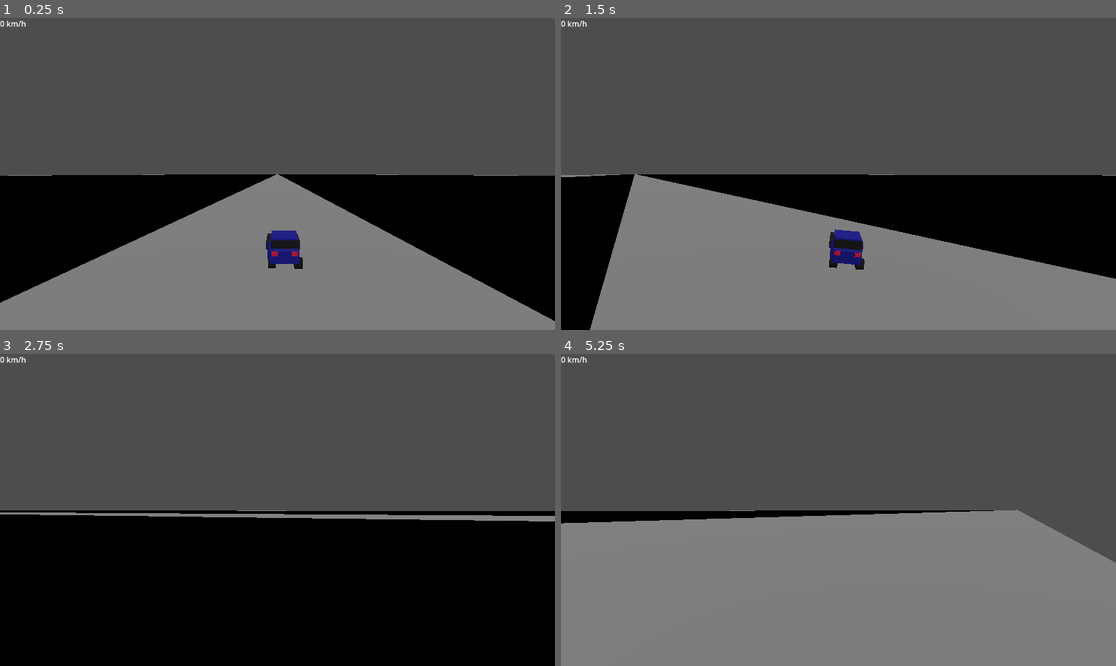
Above: before the commit, frames 1-4 (two rows, left to right).
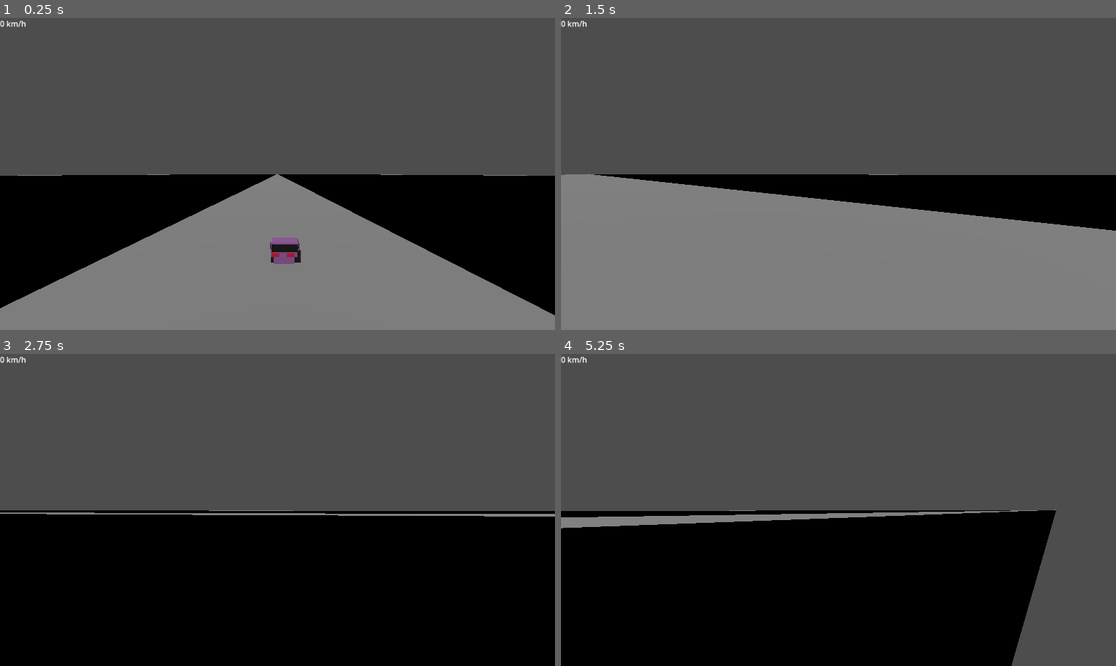
Above: after the commit, the same moments.

Repository: km2000-a11y/Urban-Drive
Game: Godot game, scene res://main.tscn
Two runs of this game, one before a commit and one after it. Both use one fixed random seed, a clock stepped at 60 frames per second and the inputs below.
Inputs:
- Up to frame 1 (0.25 s): no input
- Up to frame 2 (1.5 s): tap Enter (ui_accept) at 0.5, 0.77 s; hold D (turn_right) 0.53-1.28 s; hold Space (drift) 0.53-1.28 s; hold S (brake) from 1.28 s (still down); tap Shift (nos) at 1.35 s
- Up to frame 3 (2.75 s): tap Enter (ui_accept) at 1.52 s; release S (brake) at 2.03 s; hold D (turn_right) from 2.03 s (still down); hold Space (drift) from 2.03 s (still down)
- Up to frame 4 (5.25 s): release D (turn_right) at 2.78 s; release Space (drift) at 2.78 s; hold W (accelerate) 2.78-3.53 s; tap Shift (nos) at 2.85, 4.35 s; tap Enter (ui_accept) at 3.02, 3.5, 3.77, 4.52 s; hold Space (drift) 3.53-4.28 s; hold A (turn_left) 3.53-5.03 s; hold S (brake) from 5.03 s (still down); hold Space (drift) from 5.03 s (still down)

The runs differ from the first frame. In frame 1, 1.5% of the frame differs, in the area x 0-100%, y 50-98%; in frame 2, 11%; in frame 3, 1.1%; in frame 4, 47%, in the area x 0-100%, y 49-100%.

Commit message:
dgds

Diff:
--- a/Scenes/audi_tt_roadster_32_2004.gd
+++ b/Scenes/audi_tt_roadster_32_2004.gd
@@ -17,7 +17,7 @@
 	turn_speed = 2.7
 	brake_strength = 20.0
 	lateral_friction = 1.15
-	transmission = "Four-wheel drive"
+	transmission = "Four wheel drive"
 
 	handling_type = "awd_grip"
 
--- a/Scenes/bmw_750il_1995.gd
+++ b/Scenes/bmw_750il_1995.gd
@@ -17,7 +17,7 @@
 	turn_speed = 2.4
 	brake_strength = 10.5
 	lateral_friction = 1.00
-	transmission = "Rear-wheel drive"
+	transmission = "Rear wheel drive"
 
 	handling_type = "luxury_boat"
 
--- /dev/null
+++ b/Scenes/golf_vi_r.tscn
@@ -0,0 +1,261 @@
+[gd_scene load_steps=33 format=3 uid="uid://c43ew0n3xvjie"]
+
+[ext_resource type="Script" uid="uid://b5septx0dqwth" path="res://Scenes/vw_golf_vi_r_2012.gd" id="1_mbbh6"]
+[ext_resource type="AudioStream" uid="uid://cvcst7i255e7m" path="res://SFX/rev.mp3" id="2_l8bej"]
+[ext_resource type="AudioStream" uid="uid://cbyhxjdmmxqg3" path="res://SFX/brake.mp3" id="3_gutwf"]
+[ext_resource type="AudioStream" uid="uid://dkqrbnoypkxrd" path="res://SFX/skid.mp3" id="4_ehj30"]
+
+[sub_resource type="StandardMaterial3D" id="StandardMaterial3D_08euy"]
+albedo_color = Color(0, 0, 0, 1)
+
+[sub_resource type="CylinderMesh" id="CylinderMesh_nfu50"]
+top_radius = 0.15
+bottom_radius = 0.15
+height = 0.2
+
+[sub_resource type="StandardMaterial3D" id="StandardMaterial3D_l8bej"]
+albedo_color = Color(0.519686, 0.320437, 0.554247, 1)
+
+[sub_resource type="BoxMesh" id="BoxMesh_gutwf"]
+size = Vector3(0.7, 0.3, 0.1)
+
+[sub_resource type="StandardMaterial3D" id="StandardMaterial3D_ehj30"]
+albedo_color = Color(0.521569, 0.321569, 0.552941, 1)
+
+[sub_resource type="BoxMesh" id="BoxMesh_y8iil"]
+size = Vector3(0.7, 0.1, 0.3)
+
+[sub_resource type="StandardMaterial3D" id="StandardMaterial3D_t7r42"]
+albedo_color = Color(0, 0, 0, 1)
+
+[sub_resource type="BoxMesh" id="BoxMesh_o8hbv"]
+size = Vector3(0.7, 0.2, 0.1)
+
+[sub_resource type="StandardMaterial3D" id="StandardMaterial3D_4ohh3"]
+albedo_color = Color(0.521569, 0.321569, 0.552941, 1)
+
+[sub_resource type="BoxMesh" id="BoxMesh_7slht"]
+size = Vector3(0.1, 0.3, 0.55)
+
+[sub_resource type="StandardMaterial3D" id="StandardMaterial3D_didqg"]
+albedo_color = Color(0.521569, 0.321569, 0.552941, 1)
+
+[sub_resource type="BoxMesh" id="BoxMesh_i8m8g"]
+size = Vector3(0.55, 0.5, 0.1)
+
+[sub_resource type="StandardMaterial3D" id="StandardMaterial3D_j0ycm"]
+albedo_color = Color(0.521569, 0.321569, 0.552941, 1)
+
+[sub_resource type="BoxMesh" id="BoxMesh_ep6dl"]
+size = Vector3(0.7, 0.1, 0.7)
+
+[sub_resource type="StandardMaterial3D" id="StandardMaterial3D_3714r"]
+albedo_color = Color(0, 0, 0, 1)
+
+[sub_resource type="BoxMesh" id="BoxMesh_ja4qh"]
+size = Vector3(0.01, 0.15, 0.25)
+
+[sub_resource type="StandardMaterial3D" id="StandardMaterial3D_y8vuj"]
+albedo_color = Color(1, 0.752941, 0, 1)
+
+[sub_resource type="BoxMesh" id="BoxMesh_2q18r"]
+size = Vector3(0.15, 0.1, 0.2)
+
+[sub_resource type="StandardMaterial3D" id="StandardMaterial3D_y7560"]
+albedo_color = Color(0, 0, 0, 1)
+
+[sub_resource type="BoxMesh" id="BoxMesh_lscuv"]
+size = Vector3(0.3, 0.1, 0.1)
+
+[sub_resource type="StandardMaterial3D" id="StandardMaterial3D_dffj5"]
+albedo_color = Color(0.752941, 0, 0.2, 1)
+
+[sub_resource type="BoxMesh" id="BoxMesh_ith3w"]
+size = Vector3(0.2, 0.1, 0.1)
+
+[sub_resource type="BoxShape3D" id="BoxShape3D_08euy"]
+size = Vector3(1, 1, 1.7)
+
+[sub_resource type="StandardMaterial3D" id="StandardMaterial3D_v0kf0"]
+albedo_color = Color(0, 0, 1, 1)
+
+[sub_resource type="Gradient" id="Gradient_08euy"]
+offsets = PackedFloat32Array(0, 0.542553, 1)
+colors = PackedColorArray(1, 1, 1, 1, 0.766792, 0.989237, 1, 1, 0, 0, 1, 1)
+
+[sub_resource type="GradientTexture1D" id="GradientTexture1D_nfu50"]
+gradient = SubResource("Gradient_08euy")
+
+[sub_resource type="ParticleProcessMaterial" id="ParticleProcessMaterial_sibdw"]
+spread = 10.0
+initial_velocity_min = 3.0
+initial_velocity_max = 5.6
+scale_min = 0.25
+scale_max = 0.5
+color = Color(0, 0, 1, 1)
+color_ramp = SubResource("GradientTexture1D_nfu50")
+
+[sub_resource type="QuadMesh" id="QuadMesh_twcfh"]
+size = Vector2(0.5, 0.5)
+
+[node name="GOLF VI R" type="CharacterBody3D"]
+axis_lock_angular_x = true
+axis_lock_angular_z = true
+script = ExtResource("1_mbbh6")
+
+[node name="Camera3D" type="Camera3D" parent="."]
+transform = Transform3D(1, 0, 0, 0, 1, 0, 0, 0, 1, -0.179, 2, 8)
+current = true
+fov = 55.0
+
+[node name="ModelRoot" type="Node3D" parent="."]
+transform = Transform3D(-1, 0, -1.50996e-07, 0, 1, 0, 1.50996e-07, 0, -1, 0, -0.315375, 0)
+
+[node name="WheelHolder" type="Node3D" parent="ModelRoot"]
+transform = Transform3D(-1, 0, 8.74228e-08, 0, 1, 0, -8.74228e-08, 0, -1, 0.203167, -0.15023, 0.711363)
+
+[node name="MeshInstance3D" type="MeshInstance3D" parent="ModelRoot/WheelHolder"]
+transform = Transform3D(-4.37114e-08, 1, 4.37114e-08, 0, -4.37114e-08, 1, 1, 4.37114e-08, 1.91069e-15, 0.0148076, 0.0914237, 0.0393918)
+material_override = SubResource("StandardMaterial3D_08euy")
+mesh = SubResource("CylinderMesh_nfu50")
+
+[node name="WheelHolder2" type="Node3D" parent="ModelRoot"]
+transform = Transform3D(-1, 0, 8.74228e-08, 0, 1, 0, -8.74228e-08, 0, -1, -0.319449, -0.31166, 0.718523)
+
+[node name="MeshInstance3D" type="MeshInstance3D" parent="ModelRoot/WheelHolder2"]
+transform = Transform3D(-4.37114e-08, 1, 4.37114e-08, 0, -4.37114e-08, 1, 1, 4.37114e-08, 1.91069e-15, 0.0687472, 0.27673, 0.0360962)
+material_override = SubResource("StandardMaterial3D_08euy")
+mesh = SubResource("CylinderMesh_nfu50")
+
+[node name="WheelHolder3" type="Node3D" parent="ModelRoot"]
+transform = Transform3D(-1, 0, 8.74228e-08, 0, 1, 0, -8.74228e-08, 0, -1, 0.489292, -0.192986, 0.295571)
+
+[node name="MeshInstance3D" type="MeshInstance3D" parent="ModelRoot/WheelHolder3"]
+transform = Transform3D(0.0153757, 0.999882, 4.37062e-08, 0, -4.37114e-08, 1, 0.999882, -0.0153757, -6.72093e-10, 0.238301, 0.146764, 0.205532)
+material_override = SubResource("StandardMaterial3D_08euy")
+mesh = SubResource("CylinderMesh_nfu50")
+
+[node name="WheelHolder4" type="Node3D" parent="ModelRoot"]
+transform = Transform3D(-1, 0, 8.74228e-08, 0, 1, 0, -8.74228e-08, 0, -1, -0.132687, -0.269031, -0.173557)
+
+[node name="MeshInstance3D" type="MeshInstance3D" parent="ModelRoot/WheelHolder4"]
+transform = Transform3D(-4.37114e-08, 1, 4.37114e-08, 0, -4.37114e-08, 1, 1, 4.37114e-08, 1.91069e-15, 0.211133, 0.216173, -0.267812)
+material_override = SubResource("StandardMaterial3D_08euy")
+mesh = SubResource("CylinderMesh_nfu50")
+
+[node name="MeshInstance3D" type="MeshInstance3D" parent="ModelRoot"]
+transform = Transform3D(1, 0, 0, 0, 1, 0, 0, 0, 1, -0.113595, 0.0586152, 0.848587)
+material_override = SubResource("StandardMaterial3D_l8bej")
+mesh = SubResource("BoxMesh_gutwf")
+
+[node name="MeshInstance3D2" type="MeshInstance3D" parent="ModelRoot"]
+transform = Transform3D(1, 0, 0, 0, 1, 0, 0, 0, 1, -0.0731357, 0.189732, 0.650878)
+material_override = SubResource("StandardMaterial3D_ehj30")
+mesh = SubResource("BoxMesh_y8iil")
+
+[node name="MeshInstance3D3" type="MeshInstance3D" parent="ModelRoot"]
+transform = Transform3D(1, 0, 0, 0, 0.965926, 0.258819, 0, -0.258819, 0.965926, -0.0587501, 0.339958, 0.533472)
+material_override = SubResource("StandardMaterial3D_t7r42")
+mesh = SubResource("BoxMesh_o8hbv")
+
+[node name="MeshInstance3D16" type="MeshInstance3D" parent="ModelRoot"]
+transform = Transform3D(1, 0, 0, 0, 1, 0, 0, 0, 1, -0.0131646, 0.362787, -0.115067)
+material_override = SubResource("StandardMaterial3D_t7r42")
+mesh = SubResource("BoxMesh_o8hbv")
+
+[node name="MeshInstance3D4" type="MeshInstance3D" parent="ModelRoot"]
+transform = Transform3D(1, 0, 0, 0, 1, 0, 0, 0, 1, 0.305094, 0.258224, 0.214739)
+material_override = SubResource("StandardMaterial3D_4ohh3")
+mesh = SubResource("BoxMesh_7slht")
+
+[node name="MeshInstance3D5" type="MeshInstance3D" parent="ModelRoot"]
+transform = Transform3D(1, 0, 0, 0, 1, 0, 0, 0, 1, -0.296472, 0.258224, 0.214739)
+material_override = SubResource("StandardMaterial3D_4ohh3")
+mesh = SubResource("BoxMesh_7slht")
+
+[node name="MeshInstance3D6" type="MeshInstance3D" parent="ModelRoot"]
+transform = Transform3D(1, 0, 0, 0, 1, 0, 0, 0, 1, 1.43615e-08, 0.172696, -0.0951116)
+material_override = SubResource("StandardMaterial3D_didqg")
+mesh = SubResource("BoxMesh_i8m8g")
+
+[node name="MeshInstance3D7" type="MeshInstance3D" parent="ModelRoot"]
+transform = Transform3D(1, 0, 0, 0, 1, 0, 0, 0, 1, -0.025896, 0.446648, 0.200027)
+material_override = SubResource("StandardMaterial3D_j0ycm")
+mesh = SubResource("BoxMesh_ep6dl")
+
+[node name="MeshInstance3D8" type="MeshInstance3D" parent="ModelRoot"]
+transform = Transform3D(1, 0, 0, 0, 1, 0, 0, 0, 1, -0.394762, 0.380579, 0.366741)
+material_override = SubResource("StandardMaterial3D_3714r")
+mesh = SubResource("BoxMesh_ja4qh")
+
+[node name="MeshInstance3D11" type="MeshInstance3D" parent="ModelRoot"]
+transform = Transform3D(1, 0, 0, 0, 1, 0, 0, 0, 1, -0.394761, 0.380579, 0.0825214)
+material_override = SubResource("StandardMaterial3D_3714r")
+mesh = SubResource("BoxMesh_ja4qh")
+
+[node name="MeshInstance3D9" type="MeshInstance3D" parent="ModelRoot"]
+transform = Transform3D(1, 0, 0, 0, 1, 0, 0, 0, 1, 0.363073, 0.380579, 0.366741)
+material_override = SubResource("StandardMaterial3D_3714r")
+mesh = SubResource("BoxMesh_ja4qh")
+
+[node name="MeshInstance3D10" type="MeshInstance3D" parent="ModelRoot"]
+transform = Transform3D(1, 0, 0, 0, 1, 0, 0, 0, 1, 0.363073, 0.380579, 0.0848359)
+material_override = SubResource("StandardMaterial3D_3714r")
+mesh = SubResource("BoxMesh_ja4qh")
+
+[node name="MeshInstance3D12" type="MeshInstance3D" parent="ModelRoot"]
+transform = Transform3D(1, 0, 0, 0, 1, 0, 0, 0, 1, -0.370538, 0.154829, 0.869874)
+material_override = SubResource("StandardMaterial3D_y8vuj")
+mesh = SubResource("BoxMesh_2q18r")
+
+[node name="MeshInstance3D13" type="MeshInstance3D" parent="ModelRoot"]
+transform = Transform3D(1, 0, 0, 0, 1, 0, 0, 0, 1, 0.138628, 0.154829, 0.894311)
+material_override = SubResource("StandardMaterial3D_y8vuj")
+mesh = SubResource("BoxMesh_2q18r")
+
+[node name="MeshInstance3D14" type="MeshInstance3D" parent="ModelRoot"]
+transform = Transform3D(1, 0, 0, 0, 1, 0, 0, 0, 1, -0.114061, 0.140415, 0.917579)
+material_override = SubResource("StandardMaterial3D_y7560")
+mesh = SubResource("BoxMesh_lscuv")
+
+[node name="MeshInstance3D15" type="MeshInstance3D" parent="ModelRoot"]
+transform = Transform3D(1, 0, 0, 0, 1, 0, 0, 0, 1, 0.226164, 0.198509, -0.15514)
+material_override = SubResource("StandardMaterial3D_dffj5")
+mesh = SubResource("BoxMesh_ith3w")
+
+[node name="MeshInstance3D17" type="MeshInstance3D" parent="ModelRoot"]
+transform = Transform3D(0.999843, 0.0177316, -2.37463e-11, -0.0177316, 0.999843, -2.6774e-09, -2.37463e-11, 2.6774e-09, 1, -0.170002, 0.198509, -0.15514)
+material_override = SubResource("StandardMaterial3D_dffj5")
+mesh = SubResource("BoxMesh_ith3w")
+
+[node name="CollisionShape3D" type="CollisionShape3D" parent="."]
+transform = Transform3D(1, 0, 0, 0, 1, 0, 0, 0, 1, 0.0383226, 0.144474, -0.156084)
+shape = SubResource("BoxShape3D_08euy")
+
+[node name="ForwardRef" type="Node3D" parent="."]
+transform = Transform3D(1, 0, 0, 0, 1, 0, 0, 0, 1, 0.00341237, 0.00285846, -0.00810623)
+
+[node name="Exhaust" type="Node3D" parent="."]
+transform = Transform3D(1, 0, 0, 0, 1, 0, 0, 0, 1, -0.142345, -0.236664, 0.501985)
+
+[node name="GPUParticles3D" type="GPUParticles3D" parent="Exhaust"]
+transform = Transform3D(-4.37114e-08, 0, -1, 0, 1, 0, 1, 0, -4.37114e-08, 0.195621, 0.142489, 0.277716)
+material_override = SubResource("StandardMaterial3D_v0kf0")
+amount = 50
+lifetime = 0.25
+preprocess = 0.1
+explosiveness = 0.2
+process_material = SubResource("ParticleProcessMaterial_sibdw")
+draw_pass_1 = SubResource("QuadMesh_twcfh")
+
+[node name="RevPlayer" type="AudioStreamPlayer3D" parent="."]
+stream = ExtResource("2_l8bej")
+max_polyphony = 4
+
+[node name="BrakePlayer" type="AudioStreamPlayer3D" parent="."]
+stream = ExtResource("3_gutwf")
+
+[node name="CrashPlayer" type="AudioStreamPlayer3D" parent="."]
+
+[node name="SkidPlayer" type="AudioStreamPlayer3D" parent="."]
+stream = ExtResource("4_ehj30")
--- a/Scenes/lexus_gs350_f.tscn
+++ b/Scenes/lexus_gs350_f.tscn
@@ -1,6 +1,6 @@
-[gd_scene load_steps=15 format=3 uid="uid://bgyjhumjxsgik"]
-
-[ext_resource type="Script" uid="uid://bi0llg6bqivjm" path="res://Scenes/bmw_750il_1995.gd" id="1_w2s4m"]
+[gd_scene load_steps=33 format=3 uid="uid://bgyjhumjxsgik"]
+
+[ext_resource type="Script" uid="uid://gvooraosokcf" path="res://Scenes/lexus_gs350_f_sport_2013.gd" id="1_w2s4m"]
 [ext_resource type="AudioStream" uid="uid://cvcst7i255e7m" path="res://SFX/rev.mp3" id="2_w6feq"]
 [ext_resource type="AudioStream" uid="uid://cbyhxjdmmxqg3" path="res://SFX/brake.mp3" id="3_acmvw"]
 [ext_resource type="AudioStream" uid="uid://dkqrbnoypkxrd" path="res://SFX/skid.mp3" id="4_2yb3i"]
@@ -18,6 +18,60 @@
 
 [sub_resource type="BoxMesh" id="BoxMesh_w6feq"]
 size = Vector3(0.8, 0.4, 0.1)
+
+[sub_resource type="StandardMaterial3D" id="StandardMaterial3D_7giqv"]
+albedo_color = Color(0.776471, 0.690196, 0.513726, 1)
+
+[sub_resource type="BoxMesh" id="BoxMesh_w2s4m"]
+size = Vector3(0.75, 0.1, 0.3)
+
+[sub_resource type="StandardMaterial3D" id="StandardMaterial3D_w6feq"]
+albedo_color = Color(0, 0, 0, 1)
+
+[sub_resource type="BoxMesh" id="BoxMesh_acmvw"]
+size = Vector3(0.75, 0.3, 0.1)
+
+[sub_resource type="StandardMaterial3D" id="StandardMaterial3D_2yb3i"]
+albedo_color = Color(0.776471, 0.690196, 0.513726, 1)
+
+[sub_resource type="BoxMesh" id="BoxMesh_40o3u"]
+size = Vector3(0.1, 0.4, 0.85)
+
+[sub_resource type="StandardMaterial3D" id="StandardMaterial3D_ah0p6"]
+albedo_color = Color(0.776471, 0.690196, 0.513726, 1)
+
+[sub_resource type="BoxMesh" id="BoxMesh_4so08"]
+size = Vector3(0.7, 0.1, 0.8)
+
+[sub_resource type="StandardMaterial3D" id="StandardMaterial3D_acmvw"]
+albedo_color = Color(0.776471, 0.690196, 0.513726, 1)
+
+[sub_resource type="BoxMesh" id="BoxMesh_2yb3i"]
+size = Vector3(0.75, 0.35, 0.2)
+
+[sub_resource type="StandardMaterial3D" id="StandardMaterial3D_40o3u"]
+albedo_color = Color(1, 0.752941, 0, 1)
+
+[sub_resource type="BoxMesh" id="BoxMesh_ah0p6"]
+size = Vector3(0.25, 0.1, 0.1)
+
+[sub_resource type="StandardMaterial3D" id="StandardMaterial3D_4so08"]
+albedo_color = Color(0, 0, 0, 1)
+
+[sub_resource type="BoxMesh" id="BoxMesh_bdl0y"]
+size = Vector3(0.4, 0.15, 0.1)
+
+[sub_resource type="StandardMaterial3D" id="StandardMaterial3D_b6xen"]
+albedo_color = Color(0.933333, 0.2, 0, 1)
+
+[sub_resource type="BoxMesh" id="BoxMesh_c1cfa"]
+size = Vector3(0.2, 0.1, 0.1)
+
+[sub_resource type="StandardMaterial3D" id="StandardMaterial3D_0i7xv"]
+albedo_color = Color(0, 0, 0, 1)
+
+[sub_resource type="BoxMesh" id="BoxMesh_khcnp"]
+size = Vector3(0.1, 0.2, 0.4)
 
 [sub_resource type="BoxShape3D" id="BoxShape3D_08euy"]
 size = Vector3(1, 1, 1.7)
@@ -61,7 +115,7 @@
 transform = Transform3D(-1, 0, 8.74228e-08, 0, 1, 0, -8.74228e-08, 0, -1, 0.203167, -0.15023, 0.711363)
 
 [node name="MeshInstance3D" type="MeshInstance3D" parent="ModelRoot/WheelHolder"]
-transform = Transform3D(-4.37114e-08, 1, 4.37114e-08, 0, -4.37114e-08, 1, 1, 4.37114e-08, 1.91069e-15, -0.111273, 0.290307, -0.128873)
+transform = Transform3D(-4.37114e-08, 1, 4.37114e-08, 0, -4.37114e-08, 1, 1, 4.37114e-08, 1.91069e-15, -0.111273, 0.290307, -0.0795066)
 material_override = SubResource("StandardMaterial3D_08euy")
 mesh = SubResource("CylinderMesh_nfu50")
 
@@ -69,7 +123,7 @@
 transform = Transform3D(-1, 0, 8.74228e-08, 0, 1, 0, -8.74228e-08, 0, -1, -0.319449, -0.31166, 0.718523)
 
 [node name="MeshInstance3D" type="MeshInstance3D" parent="ModelRoot/WheelHolder2"]
-transform = Transform3D(-4.37114e-08, 1, 4.37114e-08, 0, -4.37114e-08, 1, 1, 4.37114e-08, 1.91069e-15, -0.0359358, 0.465737, -0.18459)
+transform = Transform3D(-4.37114e-08, 1, 4.37114e-08, 0, -4.37114e-08, 1, 1, 4.37114e-08, 1.91069e-15, -0.0359358, 0.419661, -0.0369449)
 material_override = SubResource("StandardMaterial3D_08euy")
 mesh = SubResource("CylinderMesh_nfu50")
 
@@ -77,7 +131,7 @@
 transform = Transform3D(-1, 0, 8.74228e-08, 0, 1, 0, -8.74228e-08, 0, -1, 0.489292, -0.192986, 0.295571)
 
 [node name="MeshInstance3D" type="MeshInstance3D" parent="ModelRoot/WheelHolder3"]
-transform = Transform3D(0.0153757, 0.999882, 4.37062e-08, 0, -4.37114e-08, 1, 0.999882, -0.0153757, -6.72093e-10, 0.173218, 0.263977, 0.703486)
+transform = Transform3D(0.0153757, 0.999882, 4.37062e-08, 0, -4.37114e-08, 1, 0.999882, -0.0153757, -6.72093e-10, 0.173218, 0.343309, 0.593502)
 material_override = SubResource("StandardMaterial3D_08euy")
 mesh = SubResource("CylinderMesh_nfu50")
 
@@ -85,14 +139,101 @@
 transform = Transform3D(-1, 0, 8.74228e-08, 0, 1, 0, -8.74228e-08, 0, -1, -0.132687, -0.269031, -0.173557)
 
 [node name="MeshInstance3D" type="MeshInstance3D" parent="ModelRoot/WheelHolder4"]
-transform = Transform3D(-4.37114e-08, 1, 4.37114e-08, 0, -4.37114e-08, 1, 1, 4.37114e-08, 1.91069e-15, 0.211133, 0.34702, 0.306313)
+transform = Transform3D(-4.37114e-08, 1, 4.37114e-08, 0, -4.37114e-08, 1, 1, 4.37114e-08, 1.91069e-15, 0.211133, 0.34702, 0.0611603)
 material_override = SubResource("StandardMaterial3D_08euy")
 mesh = SubResource("CylinderMesh_nfu50")
 
 [node name="MeshInstance3D" type="MeshInstance3D" parent="ModelRoot"]
-transform = Transform3D(1, 0, 0, 0, 1, 0, 0, 0, 1, -1.53271e-07, 0.176683, 1.01507)
+transform = Transform3D(1, 0, 0, 0, 1, 0, 0, 0, 1, -1.48282e-07, 0.176683, 0.98203)
 material_override = SubResource("StandardMaterial3D_w2s4m")
 mesh = SubResource("BoxMesh_w6feq")
+
+[node name="MeshInstance3D2" type="MeshInstance3D" parent="ModelRoot"]
+transform = Transform3D(1, 0, 0, 0, 1, 0, 0, 0, 1, -0.0125864, 0.341241, 0.730362)
+material_override = SubResource("StandardMaterial3D_7giqv")
+mesh = SubResource("BoxMesh_w2s4m")
+
+[node name="MeshInstance3D3" type="MeshInstance3D" parent="ModelRoot"]
+transform = Transform3D(1, 0, 0, 0, 0.939693, 0.34202, 0, -0.34202, 0.939693, -7.82408e-08, 0.539583, 0.518165)
+material_override = SubResource("StandardMaterial3D_w6feq")
+mesh = SubResource("BoxMesh_acmvw")
+
+[node name="MeshInstance3D8" type="MeshInstance3D" parent="ModelRoot"]
+transform = Transform3D(1, 0, 0, 0, 0.939693, -0.34202, 0, 0.34202, 0.939693, 6.3572e-08, 0.539583, -0.421018)
+material_override = SubResource("StandardMaterial3D_w6feq")
+mesh = SubResource("BoxMesh_acmvw")
+
+[node name="MeshInstance3D4" type="MeshInstance3D" parent="ModelRoot"]
+transform = Transform3D(1, 0, 0, 0, 1, 0, 0, 0, 1, -0.409034, 0.478638, 0.0608017)
+material_override = SubResource("StandardMaterial3D_2yb3i")
+mesh = SubResource("BoxMesh_40o3u")
+
+[node name="MeshInstance3D5" type="MeshInstance3D" parent="ModelRoot"]
+transform = Transform3D(1, 0, 0, 0, 1, 0, 0, 0, 1, 0.282966, 0.437529, 0.0608018)
+material_override = SubResource("StandardMaterial3D_2yb3i")
+mesh = SubResource("BoxMesh_40o3u")
+
+[node name="MeshInstance3D6" type="MeshInstance3D" parent="ModelRoot"]
+transform = Transform3D(1, 0, 0, 0, 1, 0, 0, 0, 1, 0, 0.661755, 0)
+material_override = SubResource("StandardMaterial3D_ah0p6")
+mesh = SubResource("BoxMesh_4so08")
+
+[node name="MeshInstance3D7" type="MeshInstance3D" parent="ModelRoot"]
+transform = Transform3D(1, 0, 0, 0, 1, 0, 0, 0, 1, 0, 0.179349, 0)
+material_override = SubResource("StandardMaterial3D_ah0p6")
+mesh = SubResource("BoxMesh_4so08")
+
+[node name="MeshInstance3D9" type="MeshInstance3D" parent="ModelRoot"]
+
+[node name="MeshInstance3D10" type="MeshInstance3D" parent="ModelRoot"]
+transform = Transform3D(1, 0, 0, 0, 1, 0, 0, 0, 1, 7.91948e-08, 0.337936, -0.524483)
+material_override = SubResource("StandardMaterial3D_acmvw")
+mesh = SubResource("BoxMesh_2yb3i")
+
+[node name="MeshInstance3D11" type="MeshInstance3D" parent="ModelRoot"]
+transform = Transform3D(1, 0, 0, 0, 1, 0, 0, 0, 1, 0.299769, 0.288104, 1.05338)
+material_override = SubResource("StandardMaterial3D_40o3u")
+mesh = SubResource("BoxMesh_ah0p6")
+
+[node name="MeshInstance3D12" type="MeshInstance3D" parent="ModelRoot"]
+transform = Transform3D(1, 0, 0, 0, 1, 0, 0, 0, 1, -0.249339, 0.288104, 1.05338)
+material_override = SubResource("StandardMaterial3D_40o3u")
+mesh = SubResource("BoxMesh_ah0p6")
+
+[node name="MeshInstance3D13" type="MeshInstance3D" parent="ModelRoot"]
+transform = Transform3D(1, 0, 0, 0, 1, 0, 0, 0, 1, 0.0235815, 0.277856, 1.06228)
+material_override = SubResource("StandardMaterial3D_4so08")
+mesh = SubResource("BoxMesh_bdl0y")
+
+[node name="MeshInstance3D14" type="MeshInstance3D" parent="ModelRoot"]
+transform = Transform3D(1, 0, 0, 0, 1, 0, 0, 0, 1, -0.227142, 0.405663, -0.648247)
+material_override = SubResource("StandardMaterial3D_b6xen")
+mesh = SubResource("BoxMesh_c1cfa")
+
+[node name="MeshInstance3D15" type="MeshInstance3D" parent="ModelRoot"]
+transform = Transform3D(1, 0, 0, 0, 1, 0, 0, 0, 1, 0.15494, 0.405663, -0.653201)
+material_override = SubResource("StandardMaterial3D_b6xen")
+mesh = SubResource("BoxMesh_c1cfa")
+
+[node name="MeshInstance3D16" type="MeshInstance3D" parent="ModelRoot"]
+transform = Transform3D(1, 0, 0, 0, 1, 0, 0, 0, 1, 0.300909, 0.558425, 0.175866)
+material_override = SubResource("StandardMaterial3D_0i7xv")
+mesh = SubResource("BoxMesh_khcnp")
+
+[node name="MeshInstance3D17" type="MeshInstance3D" parent="ModelRoot"]
+transform = Transform3D(1, 0, 0, 0, 1, 0, 0, 0, 1, 0.300909, 0.550933, -0.247715)
+material_override = SubResource("StandardMaterial3D_0i7xv")
+mesh = SubResource("BoxMesh_khcnp")
+
+[node name="MeshInstance3D18" type="MeshInstance3D" parent="ModelRoot"]
+transform = Transform3D(1, 0, 0, 0, 1, 0, 0, 0, 1, -0.416631, 0.556696, -0.18997)
+material_override = SubResource("StandardMaterial3D_0i7xv")
+mesh = SubResource("BoxMesh_khcnp")
+
+[node name="MeshInstance3D19" type="MeshInstance3D" parent="ModelRoot"]
+transform = Transform3D(1, 0, 0, 0, 1, 0, 0, 0, 1, -0.416631, 0.556696, 0.254606)
+material_override = SubResource("StandardMaterial3D_0i7xv")
+mesh = SubResource("BoxMesh_khcnp")
 
 [node name="CollisionShape3D" type="CollisionShape3D" parent="."]
 transform = Transform3D(1, 0, 0, 0, 1, 0, 0, 0, 1, 0.0383226, 0.144474, -0.156084)
--- /dev/null
+++ b/Scenes/lexus_gs350_f_sport_2013.gd
@@ -0,0 +1,25 @@
+extends CarController
+
+# COSMETIC INFO (UI only)
+var car_name := "Kuro Grandmaster"
+var country := "Japan"
+var engine := "V6 3.5L"
+var weight_kg := 1680
+var zero_to_hundred_display := 5.80
+
+func _ready():
+	# GAMEPLAY STATS
+	mass = 1680.0
+	horsepower = 306
+	max_rpm = 6500.0
+	zero_to_hundred = 5.8
+	top_speed_kmh = 253
+	turn_speed = 2.6
+	brake_strength = 11.0
+	lateral_friction = 1.03
+	transmission = "Rear wheel drive"
+
+	handling_type = "executive_sport"
+
+	apply_stats()
+	print("Child READY loaded:", car_name)
--- /dev/null
+++ b/Scenes/vw_golf_vi_r_2012.gd
@@ -0,0 +1,25 @@
+extends CarController
+
+# COSMETIC INFO (UI only)
+var car_name := "Straeda R20"
+var country := "Germany"
+var engine := "L4 2.0L Turbo"
+var weight_kg := 1500
+var zero_to_hundred_display := 5.50
+
+func _ready():
+	# GAMEPLAY STATS
+	mass = 1500.0
+	horsepower = 270
+	max_rpm = 6500.0
+	zero_to_hundred = 5.5
+	top_speed_kmh = 250
+	turn_speed = 2.8
+	brake_strength = 11.2
+	lateral_friction = 1.05
+	transmission = "Four wheel drive"
+
+	handling_type = "hot_hatch_awd"
+
+	apply_stats()
+	print("Child READY loaded:", car_name)
--- a/Scripts/bmw_325ti_2002.gd
+++ b/Scripts/bmw_325ti_2002.gd
@@ -17,7 +17,7 @@
 	turn_speed = 2.7
 	brake_strength = 11.0
 	lateral_friction = 1.05
-	transmission = "Rear-wheel drive"
+	transmission = "Rear wheel drive"
 
 	handling_type = "light_sport"
 
--- a/Scripts/hummer_h1_2000.gd
+++ b/Scripts/hummer_h1_2000.gd
@@ -17,7 +17,7 @@
 	turn_speed = 1.4
 	brake_strength = 9.0
 	lateral_friction = 0.92
-	transmission = "Four-wheel drive"
+	transmission = "Four wheel drive"
 
 	# H1-style gearing (torque-heavy, low-speed grunt)
 	gear_count = 4
--- a/Scripts/mini_cooper_s_2012.gd
+++ b/Scripts/mini_cooper_s_2012.gd
@@ -17,7 +17,7 @@
 	turn_speed = 3.0
 	brake_strength = 12.0
 	lateral_friction = 1.12
-	transmission = "Front-wheel drive"
+	transmission = "Front wheel drive"
 
 	# SHORTER, HOT HATCH GEARS
 	gear_count = 6
--- a/main.tscn
+++ b/main.tscn
@@ -1,7 +1,7 @@
 [gd_scene load_steps=4 format=3 uid="uid://cxi25dbhhlmu5"]
 
 [ext_resource type="PackedScene" uid="uid://b0rspyplkxvyp" path="res://Tracks/track.tscn" id="1_0xm2m"]
-[ext_resource type="PackedScene" uid="uid://83wvm5gp5s5m" path="res://Scenes/bmw_750il.tscn" id="3_1bvp3"]
+[ext_resource type="PackedScene" uid="uid://c43ew0n3xvjie" path="res://Scenes/golf_vi_r.tscn" id="3_1bvp3"]
 [ext_resource type="PackedScene" uid="uid://bhj15vaqmgc72" path="res://Scenes/speedometer.tscn" id="3_h2yge"]
 
 [node name="Node" type="Node"]
@@ -14,5 +14,5 @@
 
 [node name="Speedometer" parent="." instance=ExtResource("3_h2yge")]
 
-[node name="BMW 750IL" parent="." instance=ExtResource("3_1bvp3")]
-transform = Transform3D(1, 0, 0, 0, 1, 0, 0, 0, 1, 0.706877, 0.687959, 2.74155)
+[node name="GOLF VI R" parent="." instance=ExtResource("3_1bvp3")]
+transform = Transform3D(1, 0, 0, 0, 1, 0, 0, 0, 1, 0.50088, 0.687959, 3.49107)
--- a/new_beetle_rsi_2001.gd
+++ b/new_beetle_rsi_2001.gd
@@ -17,7 +17,7 @@
 	turn_speed = 2.5
 	brake_strength = 20.0
 	lateral_friction = 1.20
-	transmission = "Four-wheel drive"
+	transmission = "Four wheel drive"
 
 	# DISTINCT HANDLING PROFILE
 	handling_type = "awd_grip"
Not shown, added: Scenes/lexus_gs350_f_sport_2013.gd.uid
Not shown, added: Scenes/vw_golf_vi_r_2012.gd.uid
